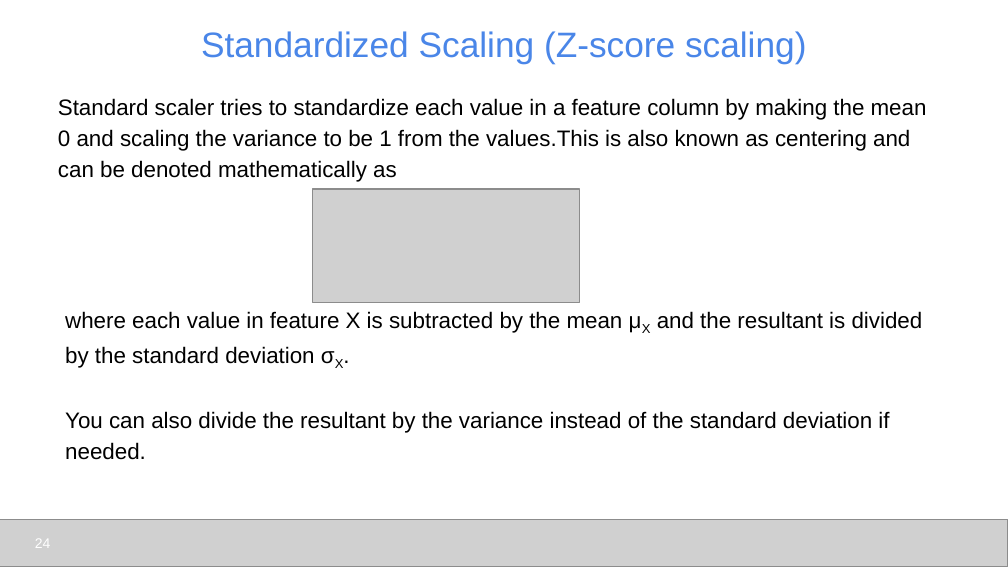
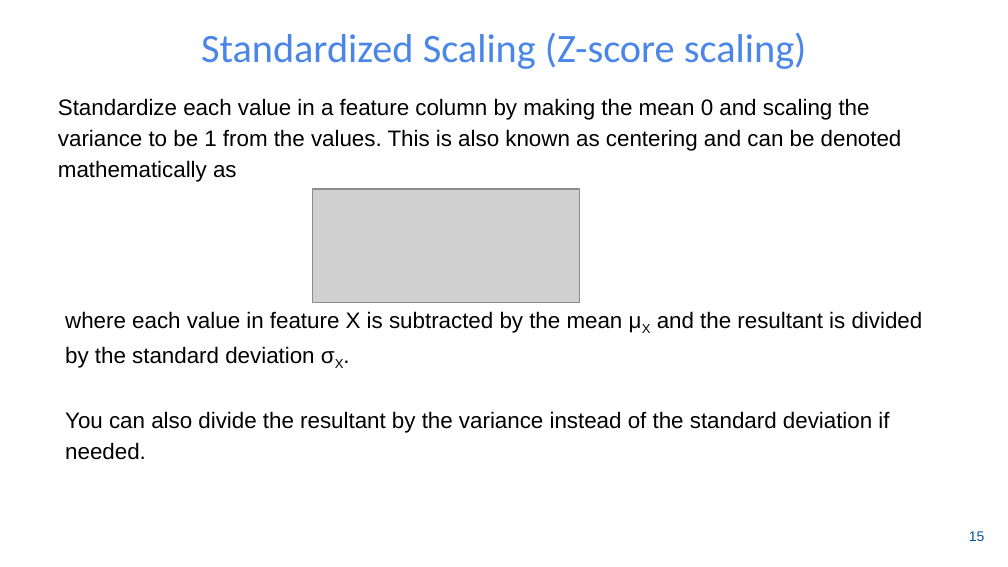
Before and after one commit to udel-cbcb/NIGMS-Sandbox-UD, a slide deck: slide 16 of Submodule_3/Lectures/Submodule_3_Lecture_2_Feature_Engineering_Scaling_Selection.pptx (slide 24 before the commit). Drawn at 1008x567 pixels with LibreOffice and Linux fonts; fonts in the diff are those of the drawing; grey boxes stand for pictures; background and template pictures are left out. Boxes give left, top, right and bottom in pixels: in the first picture for what was removed or moved away, otherwise in the second. Text is boxed around its words. In the diff, an @@ line names an element or a change of style, - is before the commit and + after.

```diff
--- a/Submodule_3/Lectures/Submodule_3_Lecture_2_Feature_Engineering_Scaling_Selection.pptx
+++ b/Submodule_3/Lectures/Submodule_3_Lecture_2_Feature_Engineering_Scaling_Selection.pptx
@@ title "Standardized Scaling (Z-score scaling)" at [201,33,807,69]: size 25.2 to 28.8 pt, font Arial to Calibri @@
@@ text at [58,98,902,182]: text changed @@
-Standard scaler tries to standardize each value in a feature column by making the mean 0 and scaling the variance to be 1 from the values.This is also known as centering and can be denoted mathematically as
+Standardize each value in a feature column by making the mean 0 and scaling the variance to be 1 from the values. This is also known as centering and can be denoted mathematically as
@@ picture removed at [0,519,1008,566] @@
@@ page number removed at [35,539,51,548] @@
-24
@@ page number added at [969,531,985,541], 10 pt, text #00539F @@
+15
```
Also in this commit, not shown: 12 other slides changed, 8 slides added, 17 slides removed, 1 other file.
